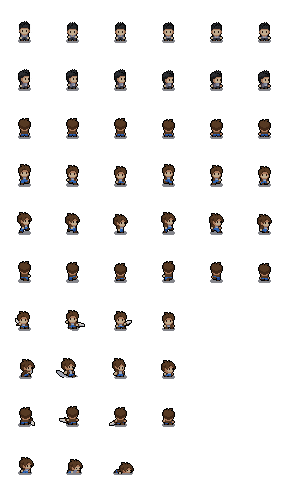
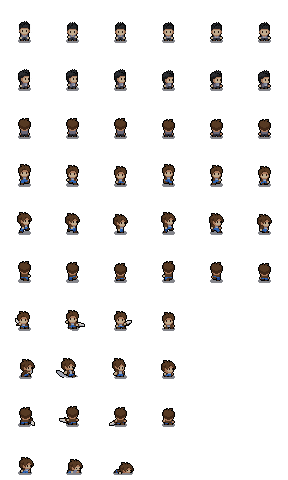
Comparing the layer stacks of the two 288 x 480 images. Changes:
painted on "player.png" over [21, 130, 268, 136]
